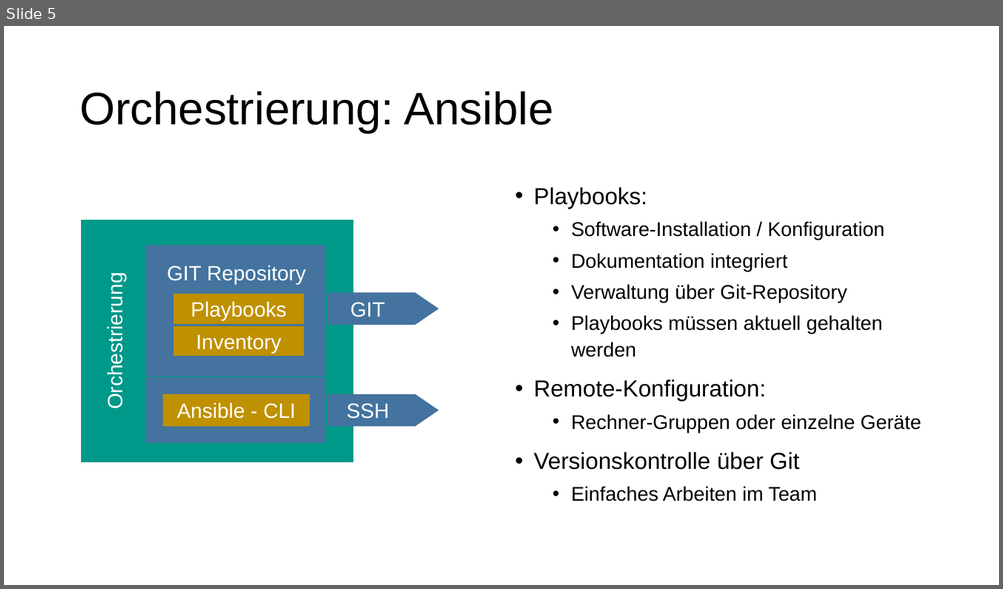
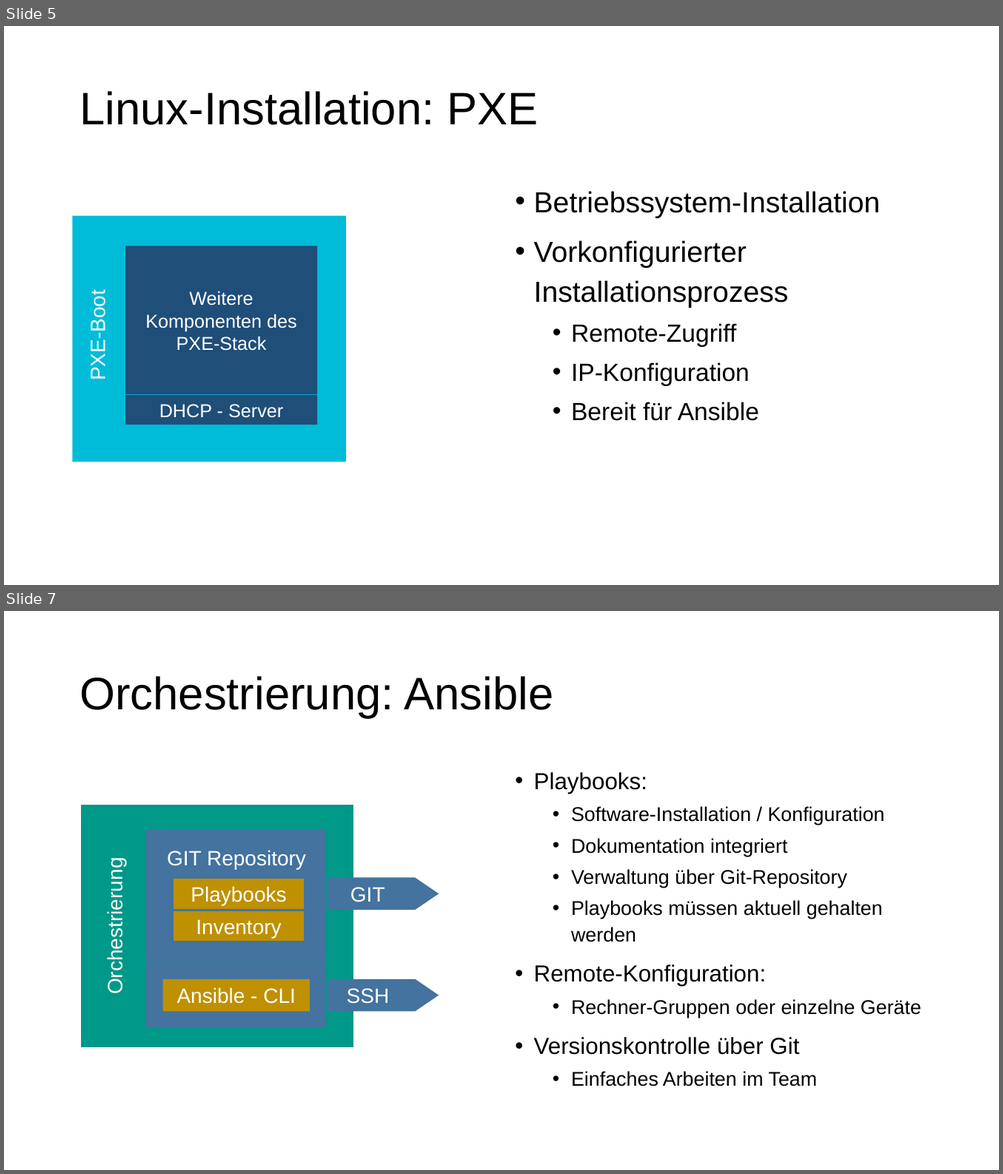
Before and after one commit to MitchiLaser/Pantheon, a slide deck: Roadmap/slides.pptx. Shown one above the other, each under a label of ours: slide 5 before the commit, slides 5 and 7 after it; the slides between them are not shown. The pictures are 1003x589 and 1003x1174 pixels, drawn with LibreOffice and Linux fonts; fonts in the diff are those of the drawing. Boxes give left, top, right and bottom in pixels: in the first picture for what was removed or moved away, otherwise in the second. Text is boxed around its words. In the diff, an @@ line names an element or a change of style, - is before the commit and + after.

```diff
--- a/Roadmap/slides.pptx
+++ b/Roadmap/slides.pptx
@@ slide 5 added at <box>4,26,999,585</box>, background #FFFFFF @@
@@ title added at <box>79,91,538,125</box>, 44 pt, text #000000 @@
+Linux-Installation: PXE
@@ text added at <box>534,191,880,421</box>, 28 pt, text #000000 @@
+• Betriebssystem-Installation
+• Vorkonfigurierter Installationsprozess
+  • Remote-Zugriff
+  • IP-Konfiguration
+  • Bereit für Ansible
@@ rectangle added at <box>73,216,347,463</box>, fill #00BCD9 @@
@@ rectangle added at <box>125,246,317,395</box>, fill #1F4E79 @@
@@ text added at <box>145,291,297,351</box>, 18 pt, text #FFFFFF @@
+Weitere Komponenten des PXE-Stack
@@ text added at <box>86,299,109,378</box>, 20 pt, text #FFFFFF @@
+PXE-Boot
@@ rectangle added at <box>125,395,317,425</box>, outline #00BCD9 1.5 pt @@
@@ rectangle added at <box>125,395,317,425</box>, fill #1F4E79, 18 pt, text #FFFFFF @@
+DHCP - Server
@@ what was slide 5 is now slide 7 @@
```
Also in this commit, not shown: 6 slides changed, 1 other slide added, 3 other files.
